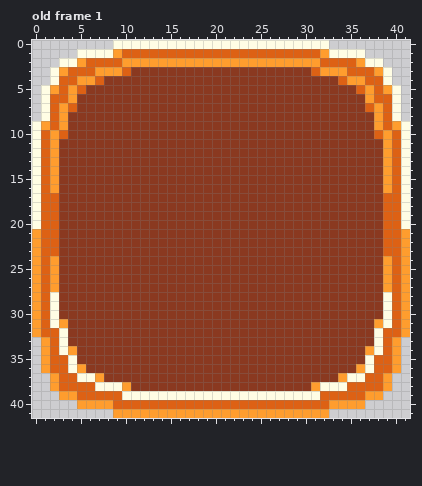
A pixel-art file gets an edit: GraphicAsset/Sprites/FPS_GUI/Button_Menu_Big.aseprite. This is how it looked before the edit.
42x42 pixels, 1 frame. Shown: old frame 1. The commit also changed other frames, which this record leaves out.
Once edited:
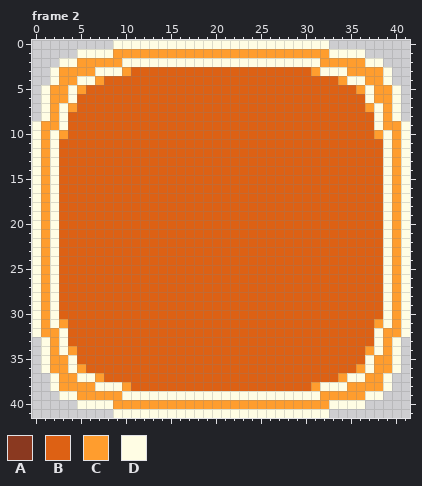
Palette (. is transparent): A #8a3920  B #dd6114  C #ff9d2e  D #fffde4
A new or re-ordered frame is compared with the old frame closest to it.
Edits made:
frames 1 -> 3
Changed rows in their new state; - is an unchanged pixel.
Frame 2 is new; against old frame 1:
first column x 0:
 1 ----------CCCCCCCCCCCCCCCCCCCCCC----------
 2 ------CCCCDDDDDDDDDDDDDDDDDDDDDDCCCC------
 3 ----CCCDDDCBBBBBBBBBBBBBBBBBBBBCDDDCCC----
 4 ---CCDDCBBBBBBBBBBBBBBBBBBBBBBBBBBCDDCC---
 5 ---CDCBBBBBBBBBBBBBBBBBBBBBBBBBBBBBBCDC---
 6 --CCDBBBBBBBBBBBBBBBBBBBBBBBBBBBBBBBBDCC--
 7 --CDCBBBBBBBBBBBBBBBBBBBBBBBBBBBBBBBBCDC--
 8 --CDBBBBBBBBBBBBBBBBBBBBBBBBBBBBBBBBBBDC--
 9 --CDBBBBBBBBBBBBBBBBBBBBBBBBBBBBBBBBBBDC--
10 -CDCBBBBBBBBBBBBBBBBBBBBBBBBBBBBBBBBBBCDC-
11 -CDBBBBBBBBBBBBBBBBBBBBBBBBBBBBBBBBBBBBDC-
12 -CDBBBBBBBBBBBBBBBBBBBBBBBBBBBBBBBBBBBBDC-
13 -CDBBBBBBBBBBBBBBBBBBBBBBBBBBBBBBBBBBBBDC-
14 -CDBBBBBBBBBBBBBBBBBBBBBBBBBBBBBBBBBBBBDC-
15 -CDBBBBBBBBBBBBBBBBBBBBBBBBBBBBBBBBBBBBDC-
16 -CDBBBBBBBBBBBBBBBBBBBBBBBBBBBBBBBBBBBBDC-
17 -CDBBBBBBBBBBBBBBBBBBBBBBBBBBBBBBBBBBBBDC-
18 -CDBBBBBBBBBBBBBBBBBBBBBBBBBBBBBBBBBBBBDC-
19 -CDBBBBBBBBBBBBBBBBBBBBBBBBBBBBBBBBBBBBDC-
20 -CDBBBBBBBBBBBBBBBBBBBBBBBBBBBBBBBBBBBBDC-
21 DCDBBBBBBBBBBBBBBBBBBBBBBBBBBBBBBBBBBBBDCD
22 DCDBBBBBBBBBBBBBBBBBBBBBBBBBBBBBBBBBBBBDCD
23 DCDBBBBBBBBBBBBBBBBBBBBBBBBBBBBBBBBBBBBDCD
24 DCDBBBBBBBBBBBBBBBBBBBBBBBBBBBBBBBBBBBBDCD
25 DCDBBBBBBBBBBBBBBBBBBBBBBBBBBBBBBBBBBBBDCD
26 DCDBBBBBBBBBBBBBBBBBBBBBBBBBBBBBBBBBBBBDCD
27 DCDBBBBBBBBBBBBBBBBBBBBBBBBBBBBBBBBBBBBDCD
28 DC-BBBBBBBBBBBBBBBBBBBBBBBBBBBBBBBBBBBB-CD
29 DC-BBBBBBBBBBBBBBBBBBBBBBBBBBBBBBBBBBBB-CD
30 DC-BBBBBBBBBBBBBBBBBBBBBBBBBBBBBBBBBBBB-CD
31 DC--BBBBBBBBBBBBBBBBBBBBBBBBBBBBBBBBBB--CD
32 DCC-BBBBBBBBBBBBBBBBBBBBBBBBBBBBBBBBBB-CCD
33 -DC-BBBBBBBBBBBBBBBBBBBBBBBBBBBBBBBBBB-CD-
34 -DC--BBBBBBBBBBBBBBBBBBBBBBBBBBBBBBBB--CD-
35 -DCC-BBBBBBBBBBBBBBBBBBBBBBBBBBBBBBBB-CCD-
36 -DCC--BBBBBBBBBBBBBBBBBBBBBBBBBBBBBB--CCD-
37 --DCC---BBBBBBBBBBBBBBBBBBBBBBBBBB---CCD--
38 --DCCCC----BBBBBBBBBBBBBBBBBBBB----CCCCD--
39 ---DDCCCCC----------------------CCCCCDD---
40 -----DDDDCCCCCCCCCCCCCCCCCCCCCCCCDDDD-----
41 ---------DDDDDDDDDDDDDDDDDDDDDDDD---------
Boxes around the changes in both pictures, in picture pixels (x1, y1, x2, y2):
changed: (32, 49, 410, 418)
